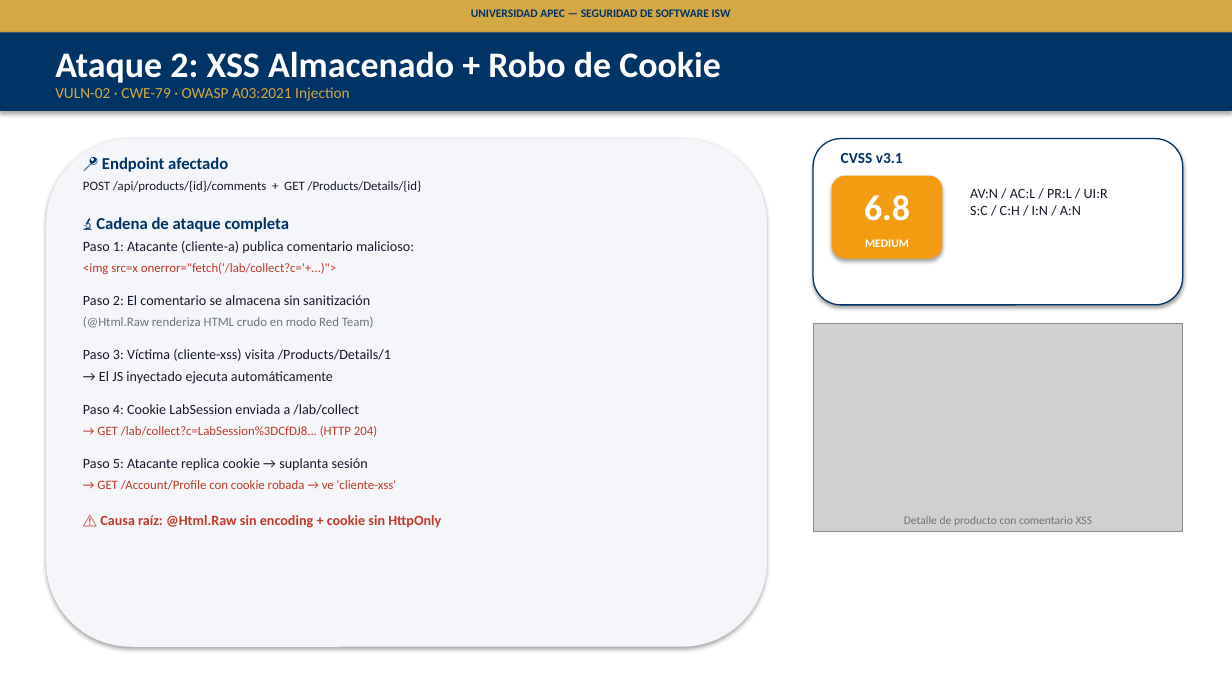
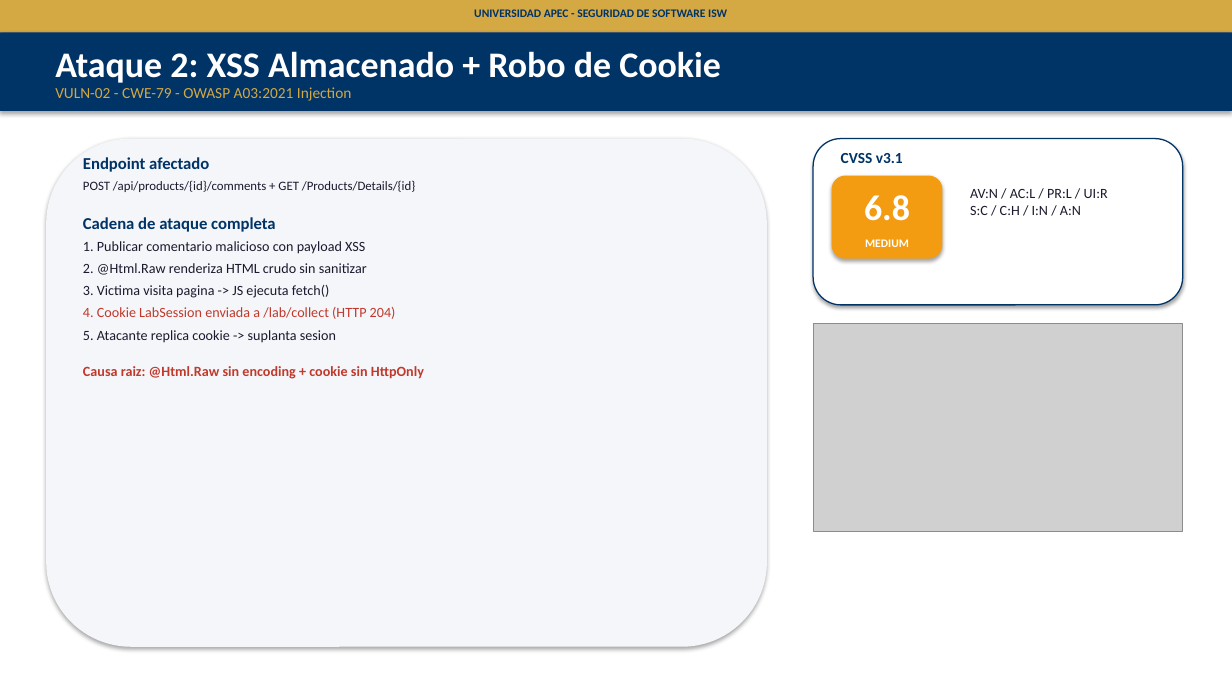
Before and after one commit to RainieryPeniaJrg/unapec-isw-mini-shop-security-lab, a slide deck: slide 8 of docs/fase1/presentacion-fase1-minishop.pptx (slide 7 before the commit). Drawn at 1232x693 pixels with LibreOffice and Linux fonts; fonts in the diff are those of the drawing; grey boxes stand for pictures. Boxes give left, top, right and bottom in pixels: in the first picture for what was removed or moved away, otherwise in the second. Text is boxed around its words. In the diff, an @@ line names an element or a change of style, - is before the commit and + after.

```diff
--- a/docs/fase1/presentacion-fase1-minishop.pptx
+++ b/docs/fase1/presentacion-fase1-minishop.pptx
@@ text at [474,9,727,17]: text changed @@
-UNIVERSIDAD APEC — SEGURIDAD DE SOFTWARE ISW
+UNIVERSIDAD APEC - SEGURIDAD DE SOFTWARE ISW
@@ text at [55,87,352,101]: text changed @@
-VULN-02 · CWE-79 · OWASP A03:2021 Injection
+VULN-02 - CWE-79 - OWASP A03:2021 Injection
@@ text at [83,157,209,172]: text changed @@
-📍 Endpoint afectado
+Endpoint afectado
@@ text at [83,217,424,379]: text changed @@
-🔬 Cadena de ataque completa
-Paso 1: Atacante (cliente-a) publica comentario malicioso:
-<img src=x onerror="fetch('/lab/collect?c='+...)">
-Paso 2: El comentario se almacena sin sanitización
-(@Html.Raw renderiza HTML crudo en modo Red Team)
-Paso 3: Víctima (cliente-xss) visita /Products/Details/1
-→ El JS inyectado ejecuta automáticamente
-Paso 4: Cookie LabSession enviada a /lab/collect
-→ GET /lab/collect?c=LabSession%3DCfDJ8... (HTTP 204)
-Paso 5: Atacante replica cookie → suplanta sesión
-→ GET /Account/Profile con cookie robada → ve 'cliente-xss'
-⚠️ Causa raíz: @Html.Raw sin encoding + cookie sin HttpOnly
+Cadena de ataque completa
+1. Publicar comentario malicioso con payload XSS
+2. @Html.Raw renderiza HTML crudo sin sanitizar
+3. Victima visita pagina -> JS ejecuta fetch()
+4. Cookie LabSession enviada a /lab/collect (HTTP 204)
+5. Atacante replica cookie -> suplanta sesion
+Causa raiz: @Html.Raw sin encoding + cookie sin HttpOnly
@@ text removed at [904,516,1093,526] @@
-Detalle de producto con comentario XSS
```
Also in this commit, not shown: 18 other slides changed, 1 slide added, 3 slides removed.
